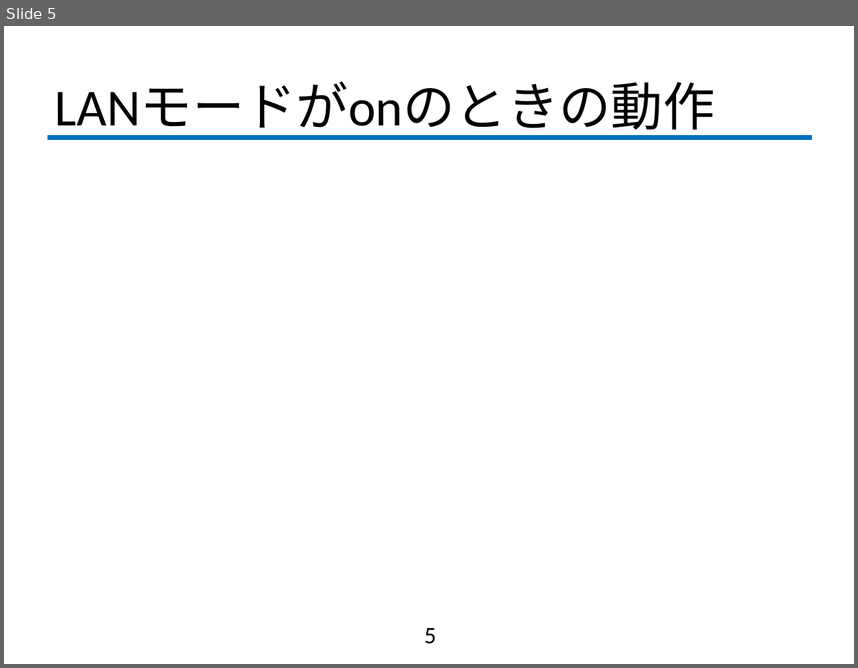
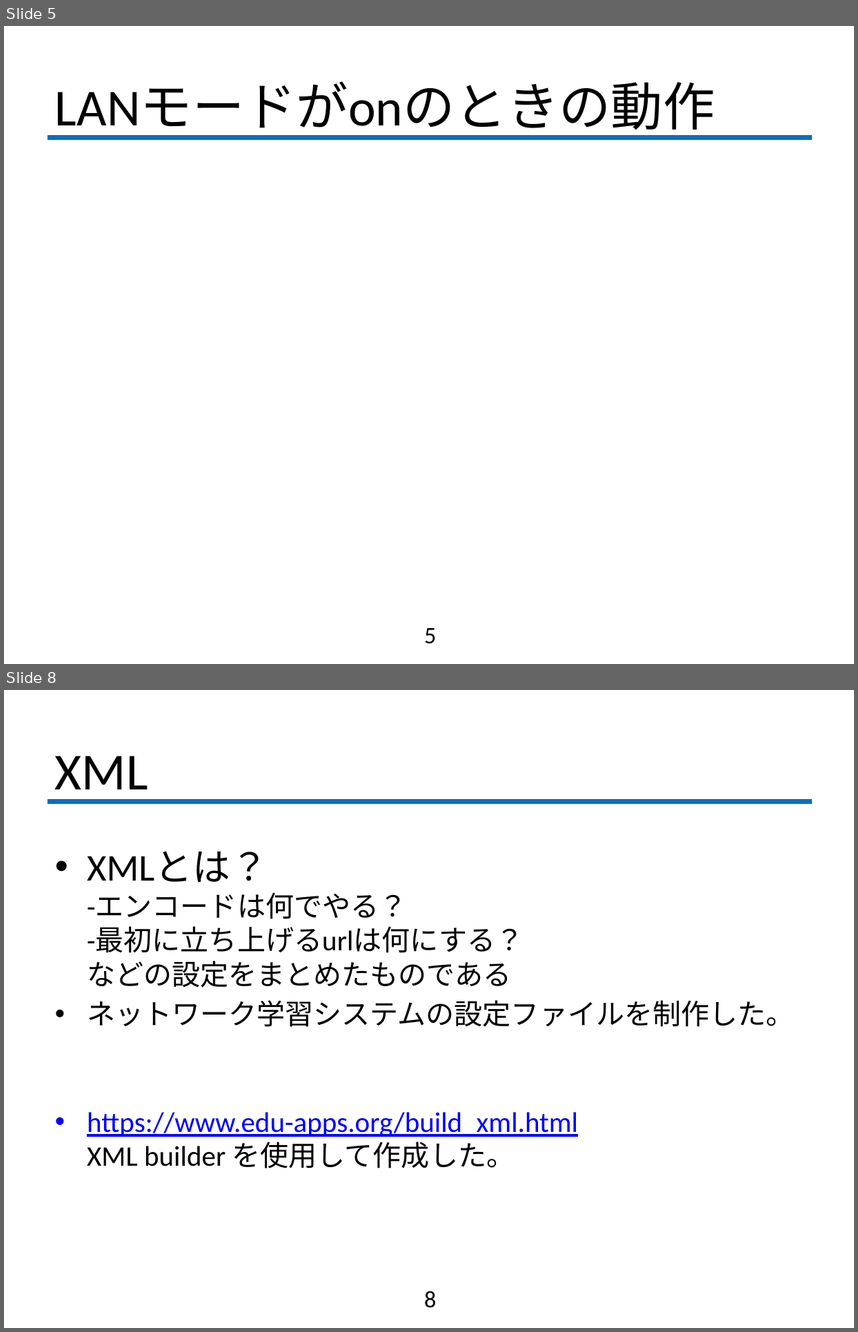
Before and after one commit to fujiLabo/fuji_simu, a slide deck: 1029進捗.pptx. Shown one above the other, each under a label of ours: slide 5 before the commit, slides 5 and 8 after it; the slides between them are not shown. The pictures are 858x668 and 858x1332 pixels, drawn with LibreOffice and Linux fonts; fonts in the diff are those of the drawing; background and template pictures are left out. Boxes give left, top, right and bottom in pixels: in the first picture for what was removed or moved away, otherwise in the second. Text is boxed around its words. In the diff, an @@ line names an element or a change of style, - is before the commit and + after.

```diff
--- a/1029進捗.pptx
+++ b/1029進捗.pptx
@@ slide 8 added at (4, 690, 854, 1328), background #FFFFFF; not listed: 1 template element that a slide beside it also shows @@
@@ title added at (55, 756, 148, 801), 44 pt, text #000000 @@
+XML
@@ text added at (87, 851, 794, 1168), 24 pt, text #000000 @@
+• XMLとは？
+  -エンコードは何でやる？
+  -最初に立ち上げるurlは何にする？
+  などの設定をまとめたものである
+• ネットワーク学習システムの設定ファイルを制作した。
+• https://www.edu-apps.org/build_xml.html
+  XML builder を使用して作成した。
@@ page number added at (424, 1290, 436, 1308), 20 pt, text #000000 @@
+8
```
Also in this commit, not shown: 1 slide changed, 2 other slides added.
